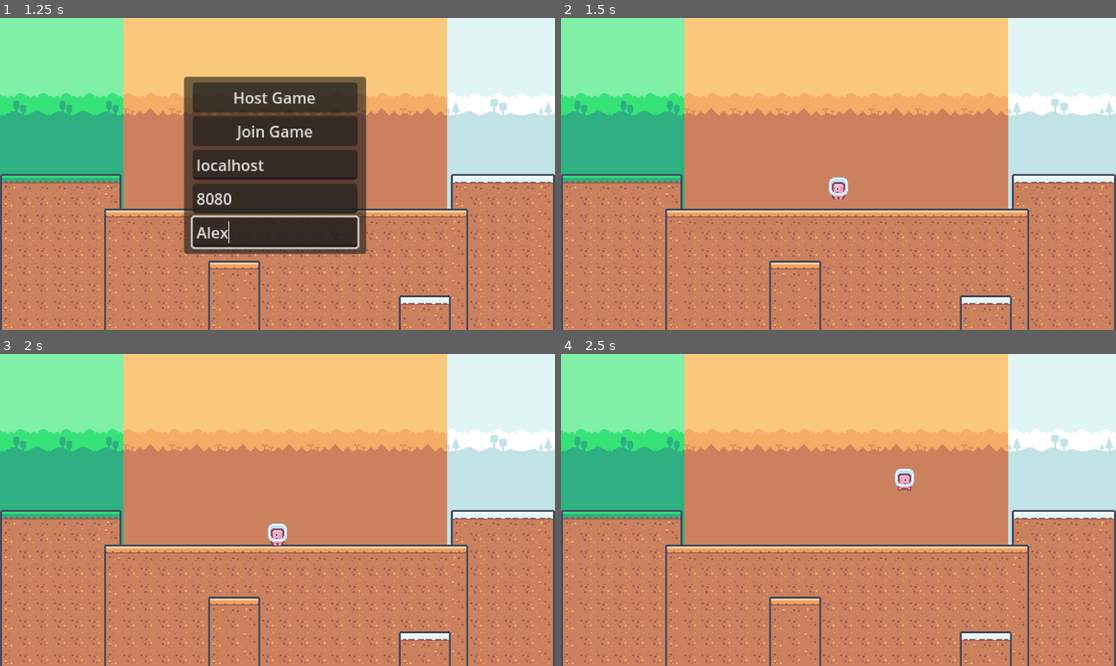
Above: before the commit, frames 1-4 (two rows, left to right).
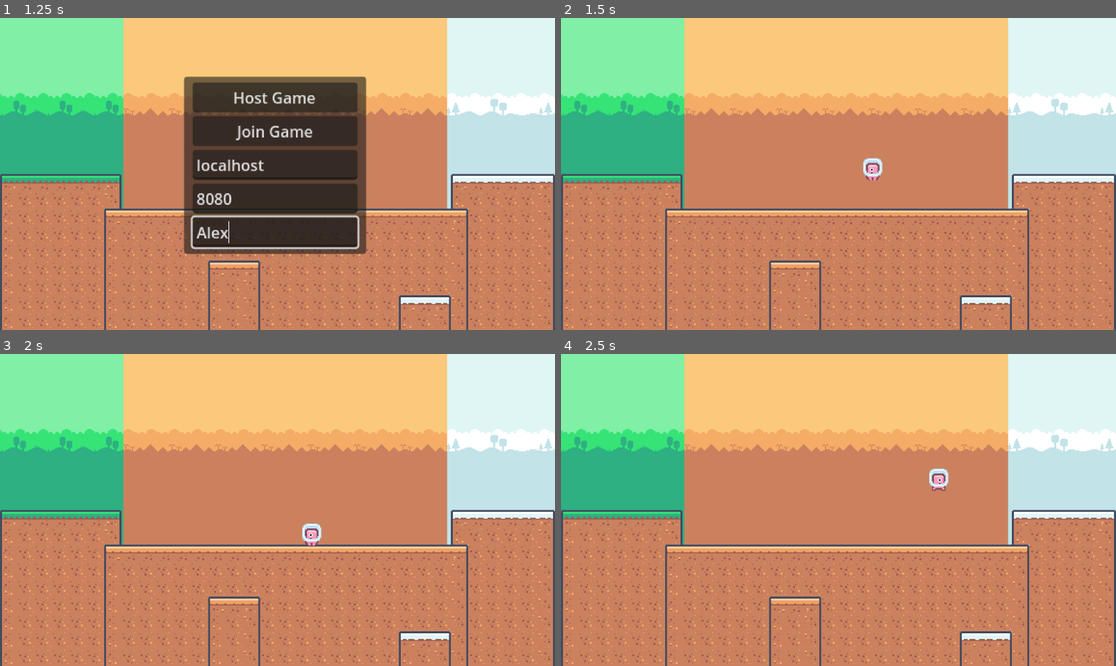
Above: after the commit, the same moments.

Repository: AyaPK/godot_multiplayer_practice
Game: Godot game, scene res://scenes/main.tscn
Two runs of this game, one before a commit and one after it. Both use one fixed random seed, a clock stepped at 60 frames per second and the inputs below.
Inputs (mouse positions are in pixels of both pictures, inside the frame that each line leads up to):
- Up to frame 1 (1.25 s): click (277, 233) at 0.52 s; type "Alex" at 0.6 s
- Up to frame 2 (1.5 s): click "Host Game" at 1.25 s
- Up to frame 3 (2 s): no input
- Up to frame 4 (2.5 s): tap Enter (ui_accept) at 2, 2.27 s; hold Right (ui_right) from 2.03 s (still down)

Frame 1 is identical in both runs. In frame 2, 0.4% of the frame differs, in the area x 48-58%, y 44-59%; in frame 3, 0.4%; in frame 4, 0.4%, in the area x 60-70%, y 36-44%.

Commit message:
Sync colours and animations

Diff:
--- a/project.godot
+++ b/project.godot
@@ -15,6 +15,13 @@
 config/features=PackedStringArray("4.3", "Forward Plus")
 config/icon="res://icon.svg"
 
+[display]
+
+window/size/viewport_width=576
+window/size/viewport_height=324
+window/stretch/mode="viewport"
+window/stretch/scale=0.5
+
 [layer_names]
 
 2d_physics/layer_1="player"
--- a/scenes/player.tscn
+++ b/scenes/player.tscn
@@ -1,8 +1,8 @@
 [gd_scene load_steps=12 format=3 uid="uid://bkknc1gkb0uwt"]
 
-[ext_resource type="Texture2D" uid="uid://dshu6whv27nnr" path="res://sprites/tilemap-characters_packed.png" id="1_3by7b"]
 [ext_resource type="Script" path="res://scripts/player.gd" id="1_nw0qa"]
 [ext_resource type="Script" path="res://scripts/input_sync.gd" id="2_5o8cx"]
+[ext_resource type="Texture2D" uid="uid://bx58vs3jgv2gw" path="res://sprites/red_guy.png" id="3_svl3v"]
 
 [sub_resource type="SceneReplicationConfig" id="SceneReplicationConfig_edkeg"]
 properties/0/path = NodePath(".:player_id")
@@ -11,6 +11,18 @@
 properties/1/path = NodePath(".:position")
 properties/1/spawn = true
 properties/1/replication_mode = 1
+properties/2/path = NodePath(".:colour_name")
+properties/2/spawn = true
+properties/2/replication_mode = 1
+properties/3/path = NodePath(".:animation_name")
+properties/3/spawn = true
+properties/3/replication_mode = 1
+properties/4/path = NodePath(".:v")
+properties/4/spawn = true
+properties/4/replication_mode = 1
+properties/5/path = NodePath(".:on_floor")
+properties/5/spawn = true
+properties/5/replication_mode = 1
 
 [sub_resource type="SceneReplicationConfig" id="SceneReplicationConfig_iiq1h"]
 properties/0/path = NodePath("InputSync:move_input")
@@ -35,7 +47,7 @@
 "times": PackedFloat32Array(0),
 "transitions": PackedFloat32Array(1),
 "update": 1,
-"values": [4]
+"values": [0]
 }
 
 [sub_resource type="Animation" id="Animation_pkmt4"]
@@ -51,7 +63,7 @@
 "times": PackedFloat32Array(0),
 "transitions": PackedFloat32Array(1),
 "update": 1,
-"values": [4]
+"values": [0]
 }
 
 [sub_resource type="Animation" id="Animation_ent8o"]
@@ -68,7 +80,7 @@
 "times": PackedFloat32Array(0),
 "transitions": PackedFloat32Array(1),
 "update": 1,
-"values": [5]
+"values": [1]
 }
 
 [sub_resource type="Animation" id="Animation_bh27t"]
@@ -85,7 +97,7 @@
 "times": PackedFloat32Array(0, 0.133333),
 "transitions": PackedFloat32Array(1, 1),
 "update": 1,
-"values": [4, 5]
+"values": [0, 1]
 }
 
 [sub_resource type="AnimationLibrary" id="AnimationLibrary_u0hyw"]
@@ -97,7 +109,7 @@
 }
 
 [node name="Player" type="CharacterBody2D"]
-collision_mask = 16
+collision_mask = 17
 script = ExtResource("1_nw0qa")
 
 [node name="MultiplayerSync" type="MultiplayerSynchronizer" parent="."]
@@ -108,10 +120,8 @@
 script = ExtResource("2_5o8cx")
 
 [node name="Sprite2D" type="Sprite2D" parent="."]
-texture = ExtResource("1_3by7b")
-hframes = 9
-vframes = 3
-frame = 4
+texture = ExtResource("3_svl3v")
+hframes = 2
 
 [node name="CollisionShape2D" type="CollisionShape2D" parent="."]
 position = Vector2(0, 0.5)
--- a/scripts/input_sync.gd
+++ b/scripts/input_sync.gd
@@ -7,7 +7,6 @@
 	if get_multiplayer_authority() != multiplayer.get_unique_id():
 		set_physics_process(false)
 
-
 func _physics_process(delta: float) -> void:
 	move_input = Input.get_axis("ui_left", "ui_right")
 	jump_input = Input.is_action_pressed("ui_accept")
--- a/scripts/network_manager.gd
+++ b/scripts/network_manager.gd
@@ -10,6 +10,8 @@
 @onready var username: LineEdit = $NetworkUIPanel/VBoxContainer/Username
 @onready var network_ui_panel: Panel = $NetworkUIPanel
 @onready var spawned_players: Node2D = $SpawnedPlayers
+
+var colour_index: Array = ["red", "blue", "green", "yellow"]
 
 var local_username: String
 
@@ -41,9 +43,10 @@
 func _player_connected(player_id: int) -> void:
 	print("Player has joined the server with id %s" % player_id)
 	var player: PlayerCharacter = PLAYER.instantiate()
-	#player.position = Vector2(randf_range(SPAWN_MIN_X, SPAWN_MAX_X), -20)
+	player.position = Vector2(randf_range(SPAWN_MIN_X, SPAWN_MAX_X), -20)
 	player.name = str(player_id)
 	player.player_id = player_id
+	player.colour_name = colour_index[spawned_players.get_children().size()]
 	spawned_players.add_child(player, true)
 
 func _player_disconnected(player_id: int) -> void:
--- a/scripts/player.gd
+++ b/scripts/player.gd
@@ -10,29 +10,61 @@
 	set(id):
 		player_id = id
 		$InputSync.set_multiplayer_authority(id)
+@export var colour_name: String
+@export var animation_name: String
+@export var v: Vector2
+@export var on_floor: bool
 
 @onready var animation_player = $AnimationPlayer
 @onready var sprite = $Sprite2D
 @onready var input: InputSync = $InputSync
 
+
+const BLUE_GUY = preload("res://sprites/blue_guy.png")
+const GREEN_GUY = preload("res://sprites/green_guy.png")
+const RED_GUY = preload("res://sprites/red_guy.png")
+const YELLOW_GUY = preload("res://sprites/yellow_guy.png")
+const colour_dict: Dictionary = {
+	"red": RED_GUY,
+	"green": GREEN_GUY,
+	"blue": BLUE_GUY,
+	"yellow": YELLOW_GUY
+}
+
+signal walk
+
+func _ready() -> void:
+	sprite.texture = colour_dict[colour_name]
+	walk.connect(_play_walk)
+
 func _physics_process(delta):
 	if multiplayer.is_server():
-		if not is_on_floor():
-			velocity.y += gravity * delta
-		var direction = input.move_input
-		if direction != 0:
-			velocity.x = move_toward(velocity.x, direction * speed, acceleration * delta)
-			sprite.flip_h = direction > 0
+		_server_movement(delta)
+	_client_calcs()
+
+func _play_walk() -> void:
+	animation_player.play("walk")
+
+func _server_movement(delta: float) -> void:
+	on_floor = is_on_floor()
+	if not on_floor:
+		velocity.y += gravity * delta
+	var direction = input.move_input
+	if direction != 0:
+		velocity.x = move_toward(velocity.x, direction * speed, acceleration * delta)
+	else:
+		velocity.x = move_toward(velocity.x, 0, friction * delta)
+	if input.jump_input and on_floor:
+		velocity.y = -jump_force
+	v = velocity
+	move_and_slide()
+
+func _client_calcs() -> void:
+	if on_floor:
+		if v != Vector2.ZERO:
+			walk.emit()
 		else:
-			velocity.x = move_toward(velocity.x, 0, friction * delta)
-		if input.jump_input and is_on_floor():
-			velocity.y = -jump_force
-		move_and_slide()
-
-		if is_on_floor():
-			if direction != 0:
-				animation_player.play("walk")
-			else:
-				animation_player.play("idle")
-		elif velocity.y < 0:
-			animation_player.play("jump")
+			animation_player.play("idle")
+	elif v.y < 0:
+		animation_player.play("jump")
+	sprite.flip_h = v.x > 0
--- /dev/null
+++ b/scripts/player_animation.gd
@@ -0,0 +1 @@
+extends AnimationPlayer
Binary file added: sprites/blue_guy.png
Not shown, added: sprites/blue_guy.png.import
Binary file added: sprites/green_guy.png
Not shown, added: sprites/green_guy.png.import
Binary file added: sprites/red_guy.png
Not shown, added: sprites/red_guy.png.import
Binary file added: sprites/yellow_guy.png
Not shown, added: sprites/yellow_guy.png.import
